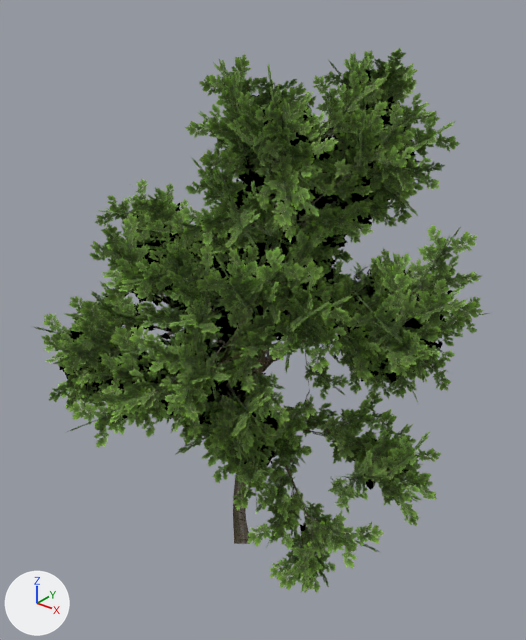
Renders of the glTF model godot/assets/vegetation/tree_02_medium.glb from each side of a commit.
The view is the same before and after, from a 50 mm camera at (9.94, -12.32, 14.19) aimed at (0.05, 0.05, 6.52). The axes (+X, +Y, +Z) are drawn at lower left. The lights are the same throughout. The older version comes first. Vertices at exactly the same position are counted once.

The scene before the commit, as lines of its bpy script (objects in view):
```python
me_tree = bpy.data.meshes.new('tree')
me_tree.from_pydata(...)  # 4057 vertices, 2392 faces; spans x -5.86..5.86, y -5.91..5.91, z 0.0..13.0
# faces by material slot: [648, 1744]
me_tree.materials.append(mat_branches_011)  # picture img_tex
me_tree.materials.append(mat_leaves_011)
ob_tree_02 = bpy.data.objects.new('tree_02', me_tree)
ob_tree_02.location = (0.0, 0.0, 0.0)
```
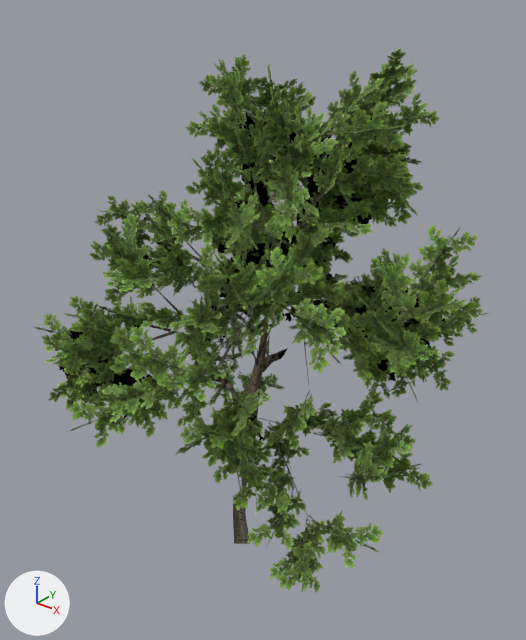
What differs and where, as boxes (x1, y1, x2, y2) in the pictures (526 x 640 px):
part 1 of me_tree, deleted (green): before (71, 50, 460, 593)
part 2 of me_tree, cut back: before (115, 136, 358, 538); after (103, 205, 333, 524)
part 3 of me_tree, surface changed: after (155, 233, 377, 390)

Patch to the scene script:
```diff
--- a/godot/assets/vegetation/tree_02_medium.glb.py
+++ b/godot/assets/vegetation/tree_02_medium.glb.py
@@ me_tree @@
 # used by ob_tree_02; location = (0.0, 0.0, 0.0)
-me_tree.from_pydata(...)  # 4057 vertices, 2392 faces; spans x -5.86..5.86, y -5.91..5.91, z 0.0..13.0
+me_tree.from_pydata(...)  # 2164 vertices, 1203 faces; spans x -5.86..5.78, y -5.91..5.91, z 0.01..13.0
+# me_tree part 1: 434 loose pieces with 1740 vertices, spanning x -5.61..5.86, y -5.68..5.34, z 1.98..12.85, are deleted
+# me_tree part 2
+# 156 vertices are removed from x -3.4..3.64, y -4.15..4.21, z 0.0..12.17
+# 385 faces are deleted
+# 3 vertices are added at (1.8, -3.18, 6.01), (1.87, -3.07, 5.83), (1.76, -3.29, 6.2)
+# 66 new faces join them, mat_branches_011 (picture img_tex)
+# me_tree part 3: 19 kept faces spanning x -2.93..1.94, y -4.32..3.94, z 4.59..10.75 get new texture (UV) coordinates
 me_tree.materials.append(mat_branches_011)
```
